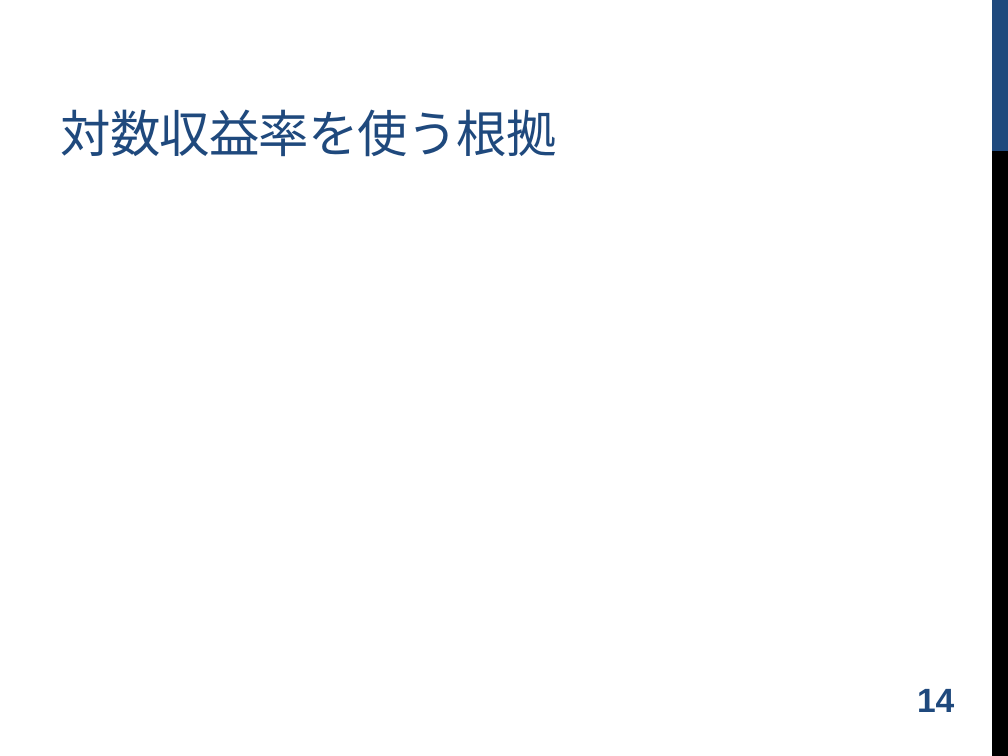
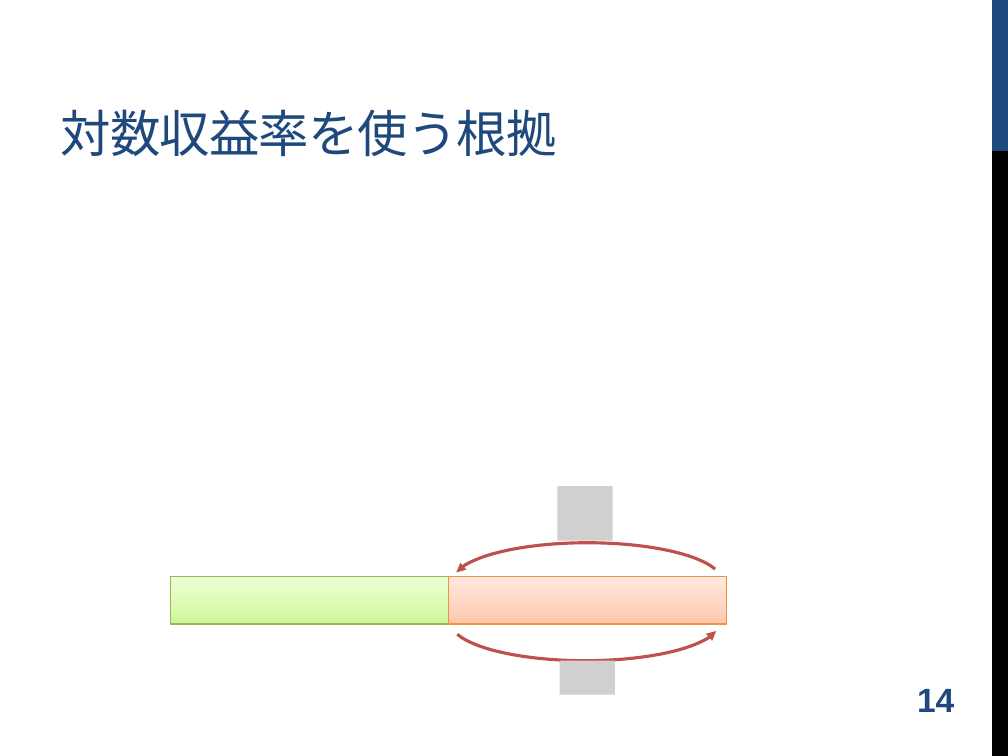
Before and after one commit to shugo/DCW2016, a slide deck: slide 15 of ruby_data_analysis.pptx. Drawn at 1008x756 pixels with LibreOffice and Linux fonts; fonts in the diff are those of the drawing; grey boxes stand for pictures; background and template pictures are left out. Boxes give left, top, right and bottom in pixels: in the first picture for what was removed or moved away, otherwise in the second. Text is boxed around its words. In the diff, an @@ line names an element or a change of style, - is before the commit and + after.

```diff
--- a/ruby_data_analysis.pptx
+++ b/ruby_data_analysis.pptx
@@ picture added at [557, 486, 613, 540] @@
@@ arc (boxed as its full ellipse) added at [453, 543, 722, 619], outline #C0504D 2.25 pt @@
@@ rectangle added at [170, 577, 449, 624], fill gradient #D0F599 to #DCF9B1 to #EDFDD7, outline #98B955 1 pt @@
@@ rectangle added at [449, 577, 727, 624], fill gradient #FFC7AC to #FFD5C2 to #FFEAE1, outline #F69240 1 pt @@
@@ arc (boxed as its full ellipse) added at [450, 584, 719, 661], outline #C0504D 2.25 pt @@
@@ picture added at [559, 660, 615, 695] @@
```
Also in this commit, not shown: 5 other slides changed, 1 slide added, 1 other file.
